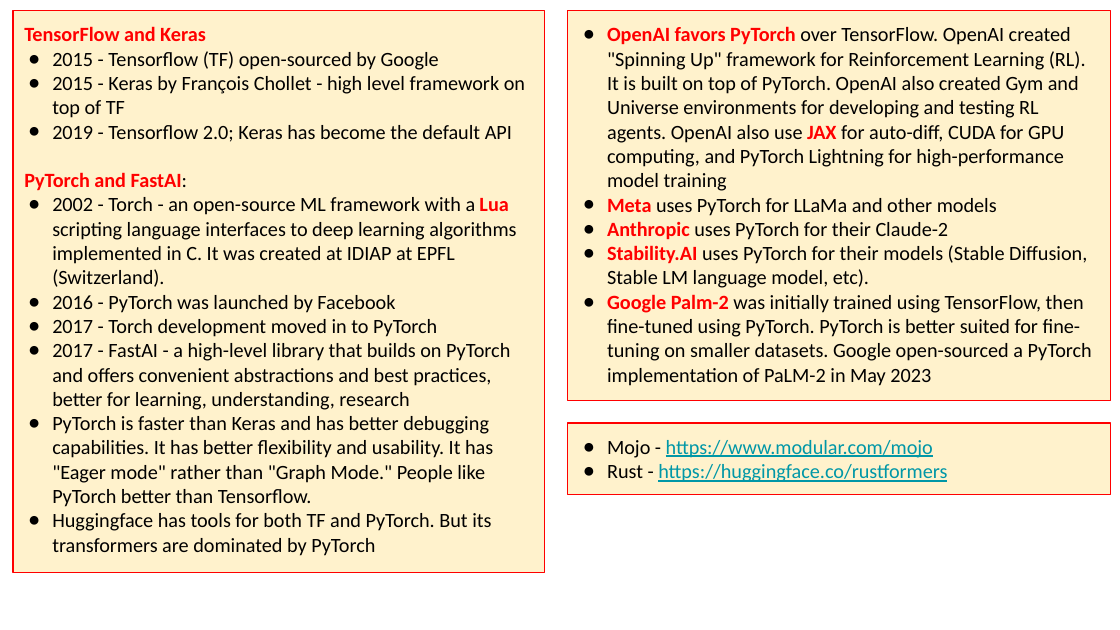
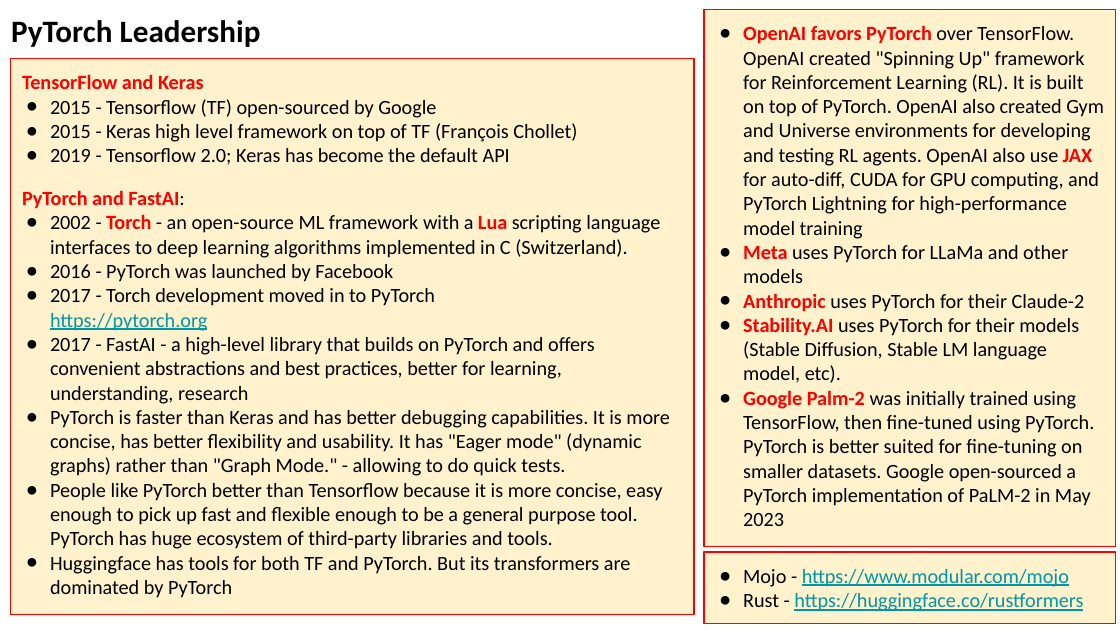
Before and after one commit to vitalmix/seminar, a slide deck: slide 9 of 2023/2023-10-27-AI-Updates.pptx (slide 7 before the commit). Drawn at 1120x630 pixels with LibreOffice and Linux fonts; fonts in the diff are those of the drawing. Boxes give left, top, right and bottom in pixels: in the first picture for what was removed or moved away, otherwise in the second. Text is boxed around its words. In the diff, an @@ line names an element or a change of style, - is before the commit and + after.

Commit message:
update

```diff
--- a/2023/2023-10-27-AI-Updates.pptx
+++ b/2023/2023-10-27-AI-Updates.pptx
@@ text added at (x1=11, y1=20, x2=261, y2=47), 20 pt, text #000000, bold @@
+PyTorch Leadership
@@ rectangle "OpenAI favors PyTorch over TensorFlow. ..." resized from (x1=568, y1=10, x2=1111, y2=400) to (x1=704, y1=9, x2=1116, y2=547) @@
@@ rectangle "TensorFlow and Keras" resized from (x1=13, y1=10, x2=545, y2=572) to (x1=11, y1=58, x2=694, y2=615) @@
@@ text in rectangle at (x1=50, y1=123, x2=577, y2=142): text changed @@
-● 2015 - Keras by François Chollet - high level framework on top of TF
+● 2015 - Keras high level framework on top of TF (François Chollet)
@@ text in rectangle at (x1=50, y1=214, x2=660, y2=258): text changed @@
-● 2002 - Torch - an open-source ML framework with a Lua scripting language interfaces to deep learning algorithms implemented in C. It was created at IDIAP at EPFL (Switzerland).
+● 2002 - Torch - an open-source ML framework with a Lua scripting language interfaces to deep learning algorithms implemented in C (Switzerland).
@@ text in rectangle at (x1=50, y1=288, x2=435, y2=331): text changed @@
-● 2017 - Torch development moved in to PyTorch
+● 2017 - Torch development moved in to PyTorch
+  https://pytorch.org
@@ text in rectangle at (x1=50, y1=410, x2=670, y2=549): text changed @@
-● PyTorch is faster than Keras and has better debugging capabilities. It has better flexibility and usability. It has "Eager mode" rather than "Graph Mode." People like PyTorch better than Tensorflow.
+● PyTorch is faster than Keras and has better debugging capabilities. It is more concise, has better flexibility and usability. It has "Eager mode" (dynamic graphs) rather than "Graph Mode." - allowing to do quick tests.
+● People like PyTorch better than Tensorflow because it is more concise, easy enough to pick up fast and flexible enough to be a general purpose tool. PyTorch has huge ecosystem of third-party libraries and tools.
@@ rectangle "Mojo - https://www.modular.com/mojo" resized from (x1=568, y1=423, x2=1111, y2=495) to (x1=704, y1=552, x2=1116, y2=624) @@
```
Also in this commit, not shown: 10 other slides changed, 7 slides added, 3 slides removed.
